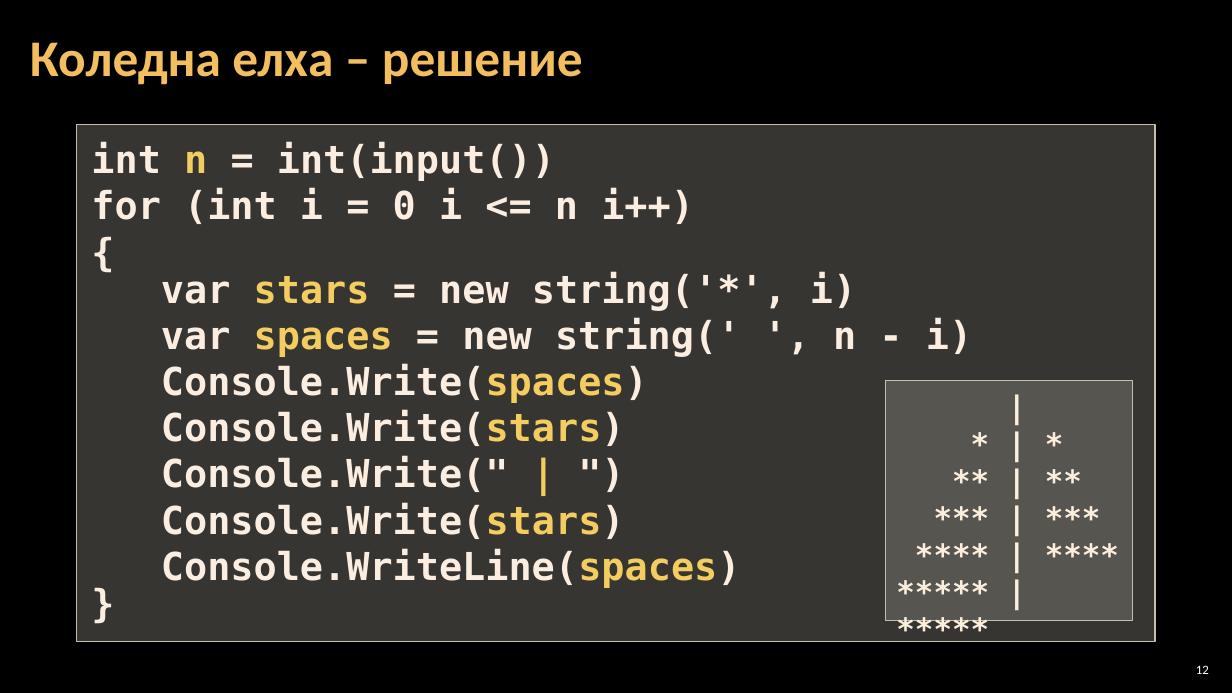
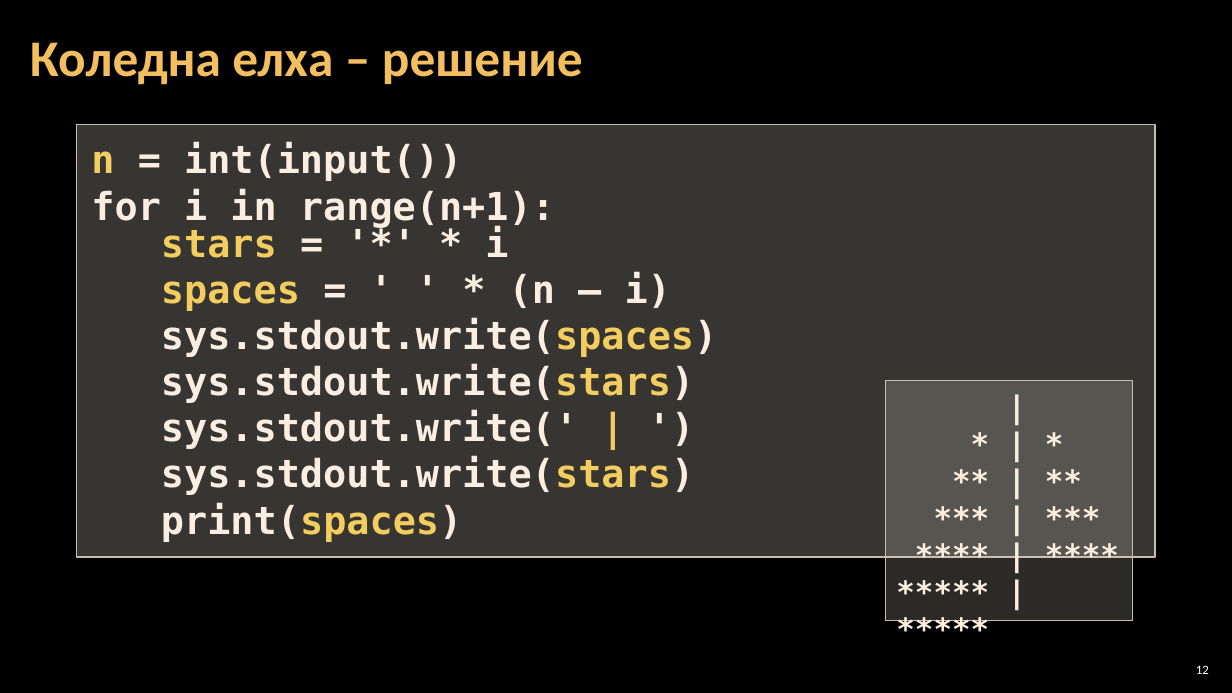
Before and after one commit to Software-University/Python-Basics, a slide deck: slide 12 of 6. Drawing-with-Loops/6. Drawing-with-Loops.pptx. Drawn at 1232x693 pixels with LibreOffice and Linux fonts; fonts in the diff are those of the drawing; background and template pictures are left out. Boxes give left, top, right and bottom in pixels: in the first picture for what was removed or moved away, otherwise in the second. Text is boxed around its words. In the diff, an @@ line names an element or a change of style, - is before the commit and + after.

```diff
--- a/6. Drawing-with-Loops/6. Drawing-with-Loops.pptx
+++ b/6. Drawing-with-Loops/6. Drawing-with-Loops.pptx
@@ rectangle "n = int(input())" resized from (x1=77, y1=125, x2=1155, y2=642) to (x1=77, y1=125, x2=1155, y2=557) @@
@@ text in rectangle at (x1=91, y1=142, x2=717, y2=542): text changed @@
-int n = int(input())
-for (int i = 0 i <= n i++)
-{
-var stars = new string('*', i)
-var spaces = new string(' ', n - i)
-Console.Write(spaces)
-Console.Write(stars)
-Console.Write(" | ")
-Console.Write(stars)
-Console.WriteLine(spaces)
-}
+n = int(input())
+for i in range(n+1):
+stars = '*' * i
+spaces = ' ' * (n – i)
+sys.stdout.write(spaces)
+sys.stdout.write(stars)
+sys.stdout.write(' | ')
+sys.stdout.write(stars)
+print(spaces)
```
Also in this commit, not shown: 16 other slides changed, 13 other files.
